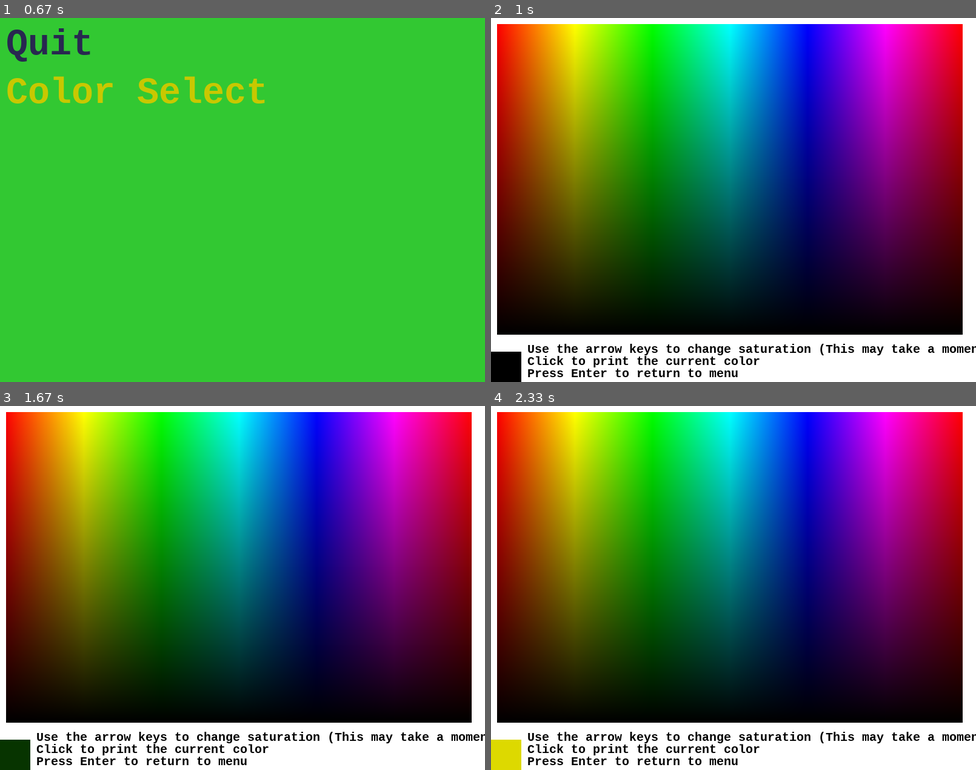
Above: before the commit, frames 1-4 (two rows, left to right).
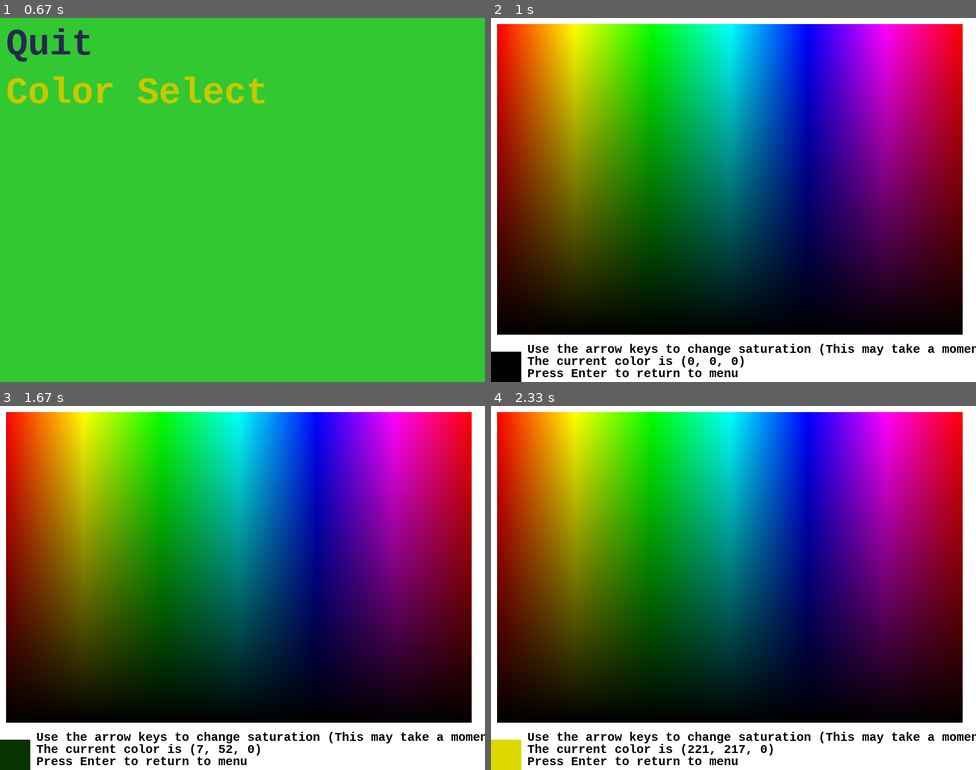
Above: after the commit, the same moments.

Repository: buffalocat/PygameProject1
Game: pygame game, started from main.py
Two runs of this game, one before a commit and one after it. Both use one fixed random seed, a clock stepped at 60 frames per second and the inputs below.
Inputs (mouse positions are in pixels of both pictures, inside the frame that each line leads up to):
- Up to frame 1 (0.67 s): hold Up from 0.33 s (still down); move the mouse to (223, 214) at 0.37 s
- Up to frame 2 (1 s): release Up at 0.8 s; tap Enter at 0.83 s
- Up to frame 3 (1.67 s): hold Up 1.17-1.47 s; move the mouse to (208, 602) at 1.2 s; hold Left from 1.5 s (still down); move the mouse to (150, 660) at 1.53 s
- Up to frame 4 (2.33 s): release Left at 1.9 s; hold Up 1.93-2.3 s; move the mouse to (573, 453) at 1.97 s

Frame 1 is identical in both runs. In frame 2, 0.5% of the frame differs, in the area x 7-56%, y 92-96%; in frame 3, 0.5%; in frame 4, 0.6%, in the area x 7-59%, y 92-96%.

Commit message:
Gave GameState a surface attribute.  In ColorSelect, print color directly to screen.

Diff:
--- a/gs/color_select.py
+++ b/gs/color_select.py
@@ -33,11 +33,6 @@
                     self.x = x
                     self.y = y
                     self.get_current_color()
-            elif event.type == MOUSEBUTTONDOWN:
-                r = self.color >> 16
-                g = (self.color >> 8) % 256
-                b = self.color % 256
-                print(f"The current color is {r, g, b}")
             elif event.type == KEYDOWN:
                 if event.key == K_UP:
                     self.sat = min(self.sat + DSAT_L, 256)
@@ -64,17 +59,24 @@
         del pixels
         self.preview.set_color(self.color)
 
+    def color_rgb(self):
+        r = (self.color >> 16) % 256
+        g = (self.color >> 8) % 256
+        b = self.color % 256
+        return (r,g,b)
+
     def draw(self, surf):
-        surf.fill(self.bg)
-        self.color_panel.draw(surf, (LEFT, TOP))
-        self.preview.draw(surf, (0, WINDOW_HEIGHT - 50))
+        self.surf.fill(self.bg)
+        self.color_panel.draw(self.surf, (LEFT, TOP))
+        self.preview.draw(self.surf, (0, WINDOW_HEIGHT - 50))
         # Clearly there's a better way to render multiple lines of text, but this works for now!
-        surf.blit(self.font.render("Use the arrow keys to change saturation (This may take a moment)", True, BLACK),
+        self.surf.blit(self.font.render("Use the arrow keys to change saturation (This may take a moment)", True, BLACK),
                   (60, WINDOW_HEIGHT - 65))
-        surf.blit(self.font.render("Click to print the current color", True, BLACK),
+        self.surf.blit(self.font.render(f"The current color is {self.color_rgb()}", True, BLACK),
                   (60, WINDOW_HEIGHT - 45))
-        surf.blit(self.font.render("Press Enter to return to menu", True, BLACK),
+        self.surf.blit(self.font.render("Press Enter to return to menu", True, BLACK),
                   (60, WINDOW_HEIGHT - 25))
+        super().draw(surf)
 
 class ColorChooser(Panel):
     def __init__(self, width, height):
--- /dev/null
+++ b/gs/connection_setup.py
@@ -0,0 +1,6 @@
+from gs.game_state import GameState
+
+
+class GSConnectionSetup(GameState):
+    def __init__(self, mgr, parent):
+        super().__init__(mgr, parent)
--- a/gs/game_state.py
+++ b/gs/game_state.py
@@ -11,42 +11,15 @@
         self.mgr = mgr
         # Parent is the state that we came from
         self.parent = parent
+        # Each gamestate print
+        self.surf = pygame.display.set_mode((WINDOW_WIDTH, WINDOW_HEIGHT), pygame.HWSURFACE | pygame.DOUBLEBUF)
         pass
 
     def update(self):
         pass
 
     def draw(self, surf):
-        pass
-
-
-class Panel:
-    """A rectangular widget which contains relatively placed child widgets"""
-    def __init__(self, width, height, color=(0,0,0)):
-        self.color = color
-        self.surf = pygame.Surface((width, height))
-        self.children = [] # A list of widgets in this panel
-
-    def add(self, widget, pos):
-        """Add a child widget with a relative position"""
-        self.children.append((widget, pos))
-
-    def set_color(self, color):
-        self.color = color
-
-    # A panel has no behavior, so it just updates its children
-    def update(self):
-        for child in self.children:
-            child[0].update()
-
-    def draw(self, surf, pos):
-        # First fill the panel's surface with its background color
-        self.surf.fill(self.color)
-        # Now draw all of its child objects on top
-        for child in self.children:
-            child[0].draw(self.surf, child[1])
-        # When we're done, draw this panel onto the surface we were given, at the appropriate relative position
-        surf.blit(self.surf, pos)
+        surf.blit(self.surf, (0,0))
 
 
 class Menu:
@@ -101,3 +74,32 @@
                 surf.blit(self.font.render(self.items[i]["name"], True, self.color_high), (x, y + self.height * i))
             else:
                 surf.blit(self.font.render(self.items[i]["name"], True, self.color_def), (x, y + self.height * i))
+
+
+class Panel:
+    """A rectangular widget which contains relatively placed child widgets"""
+    def __init__(self, width, height, color=(0,0,0)):
+        self.color = color
+        self.surf = pygame.Surface((width, height))
+        self.children = [] # A list of widgets in this panel
+
+    def add(self, widget, pos):
+        """Add a child widget with a relative position"""
+        self.children.append((widget, pos))
+
+    def set_color(self, color):
+        self.color = color
+
+    # A panel has no behavior, so it just updates its children
+    def update(self):
+        for child in self.children:
+            child[0].update()
+
+    def draw(self, surf, pos):
+        # First fill the panel's surface with its background color
+        self.surf.fill(self.color)
+        # Now draw all of its child objects on top
+        for child in self.children:
+            child[0].draw(self.surf, child[1])
+        # When we're done, draw this panel onto the surface we were given, at the appropriate relative position
+        surf.blit(self.surf, pos)
--- a/gs/pause.py
+++ b/gs/pause.py
@@ -26,12 +26,13 @@
         pygame.event.clear()
         self.frames = (self.frames + 1) % (GSPause.FLICKER * 2)
 
-    def draw(self):
+    def draw(self, surf):
         self.surf.blit(self.parent.surf, (0, 0))
         # We can have a cute flashing on the pause screen!! Very optional
         if not self.flicker or self.frames < GSPause.FLICKER:
             self.surf.blit(self.font.render("PAUSED", True, (100,100,0)), (325, 250))
         self.menu.draw(self.surf, (325, 350))
+        super().draw(surf)
 
 
 class PauseMenu(Menu):
--- a/gs/start_menu.py
+++ b/gs/start_menu.py
@@ -15,8 +15,9 @@
         pygame.event.clear()
 
     def draw(self, surf):
-        surf.fill(self.bg)
-        self.menu.draw(surf, (10, 10))
+        self.surf.fill(self.bg)
+        self.menu.draw(self.surf, (10, 10))
+        super().draw(surf)
 
 class StartMenu(Menu):
     def __init__(self, parent):
